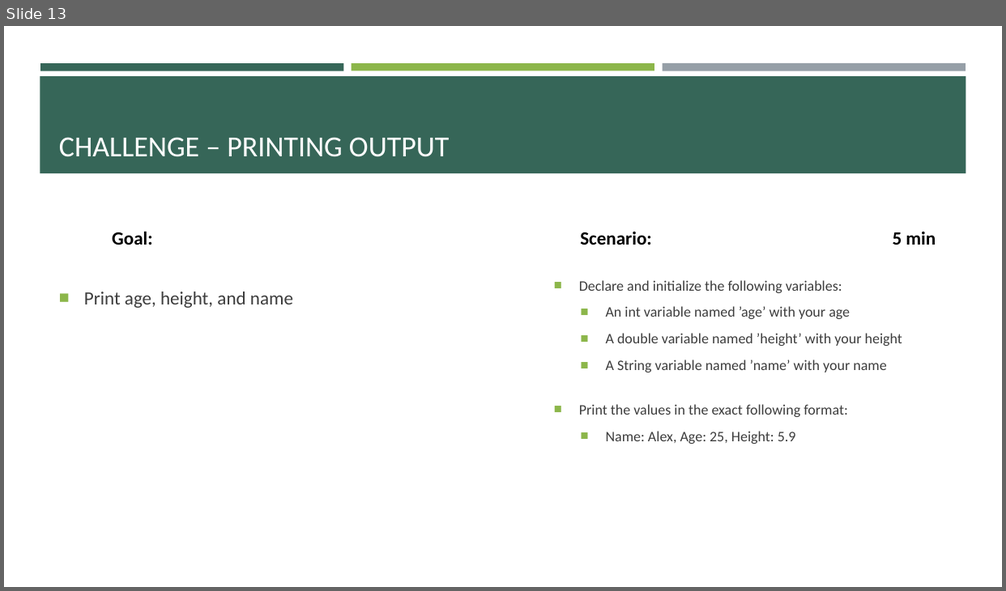
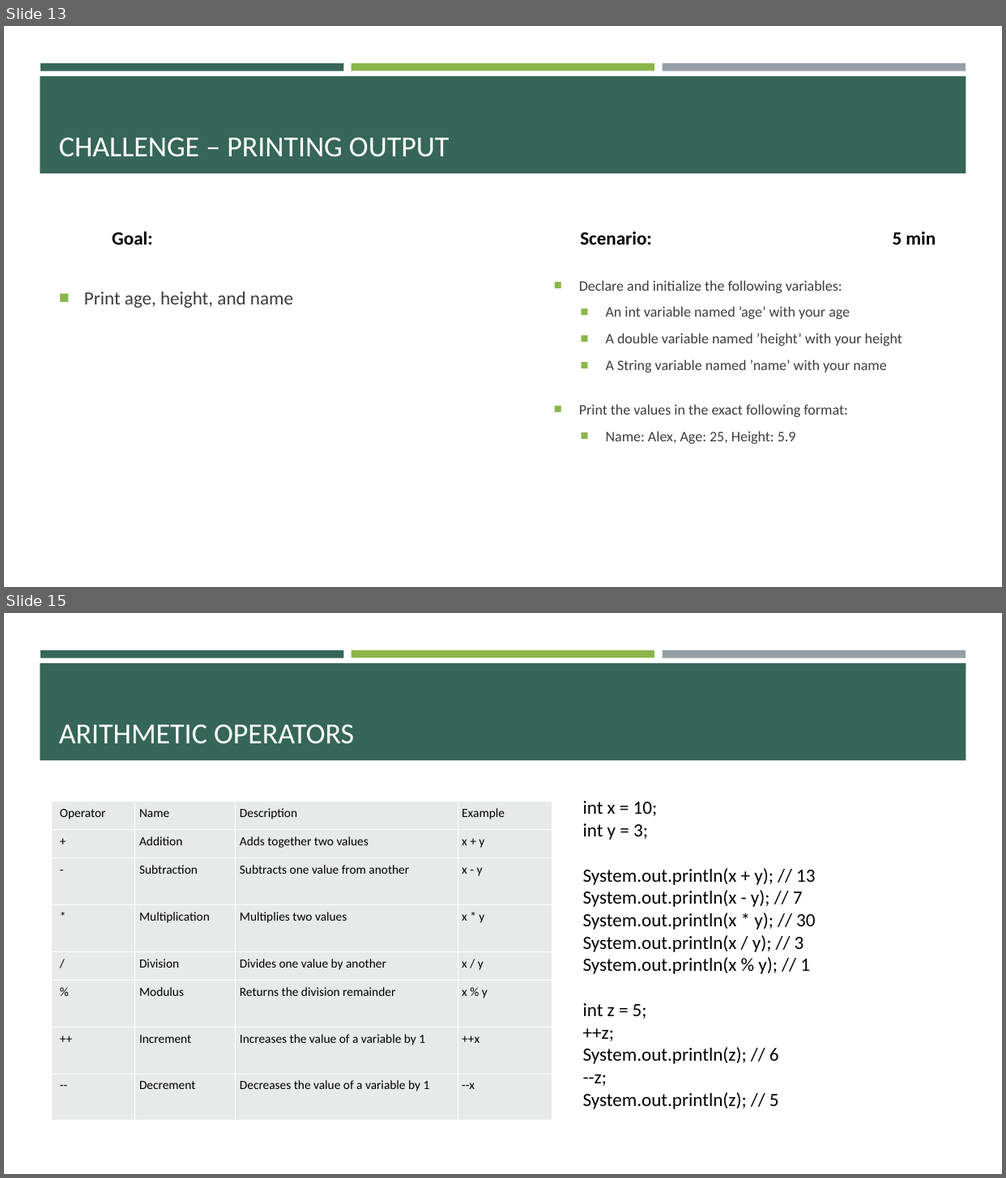
Before and after one commit to e-m-wilson/java-fs, a slide deck: Week_2/Core_Java.pptx. Shown one above the other, each under a label of ours: slide 13 before the commit, slides 13 and 15 after it; the slides between them are not shown. The pictures are 1006x591 and 1006x1178 pixels, drawn with LibreOffice and Linux fonts; fonts in the diff are those of the drawing. Boxes give left, top, right and bottom in pixels: in the first picture for what was removed or moved away, otherwise in the second. Text is boxed around its words. In the diff, an @@ line names an element or a change of style, - is before the commit and + after.

```diff
--- a/Week_2/Core_Java.pptx
+++ b/Week_2/Core_Java.pptx
@@ slide 15 added at <box>4,613,1002,1174</box>, background #FFFFFF; not listed: 4 template elements that a slide beside it also shows @@
@@ title added at <box>59,724,354,744</box>, 28 pt, text #FFFFFF @@
+ARITHMETIC OPERATORS
@@ table added at <box>52,801,552,1121</box>, 8 rows, 4 columns @@
+Operator | Name | Description | Example
++ | Addition | Adds together two values | x + y
+- | Subtraction | Subtracts one value from another | x - y
+* | Multiplication | Multiplies two values | x * y
+/ | Division | Divides one value by another | x / y
+% | Modulus | Returns the division remainder | x % y
+++ | Increment | Increases the value of a variable by 1 | ++x
+-- | Decrement | Decreases the value of a variable by 1 | --x
@@ text added at <box>583,801,815,1110</box>, 18 pt, text #000000 @@
+int x = 10;
+int y = 3;
+System.out.println(x + y); // 13
+System.out.println(x - y); // 7
+System.out.println(x * y); // 30
+System.out.println(x / y); // 3
+System.out.println(x % y); // 1
+int z = 5;
+++z;
+System.out.println(z); // 6
+--z;
+System.out.println(z); // 5
```
Also in this commit, not shown: 1 slide changed, 20 other slides added, 1 slide removed, 3 other files.
